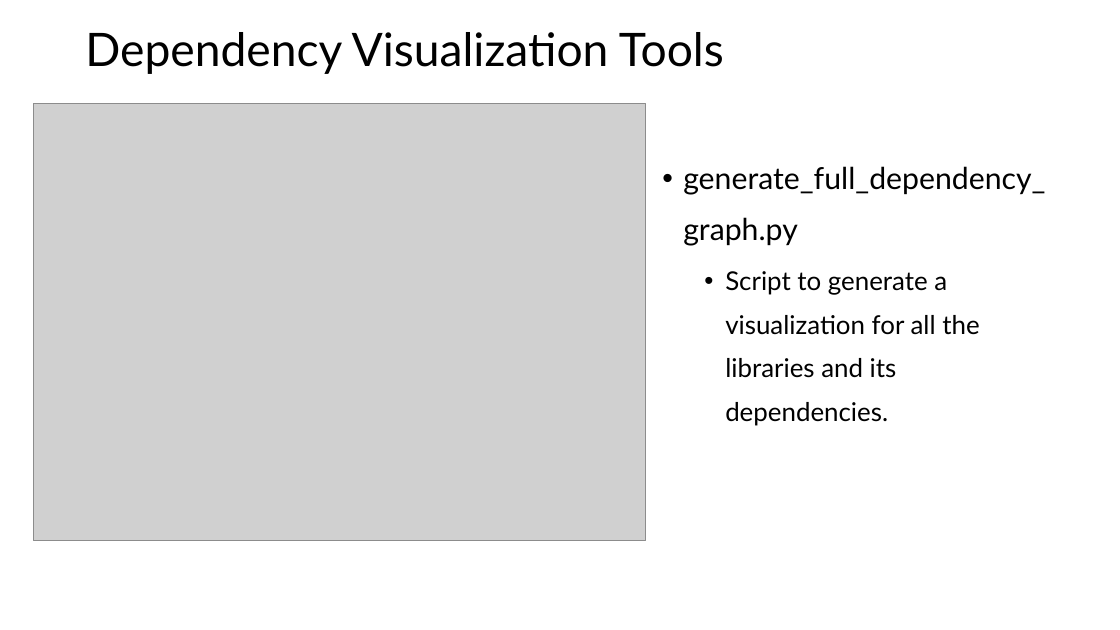
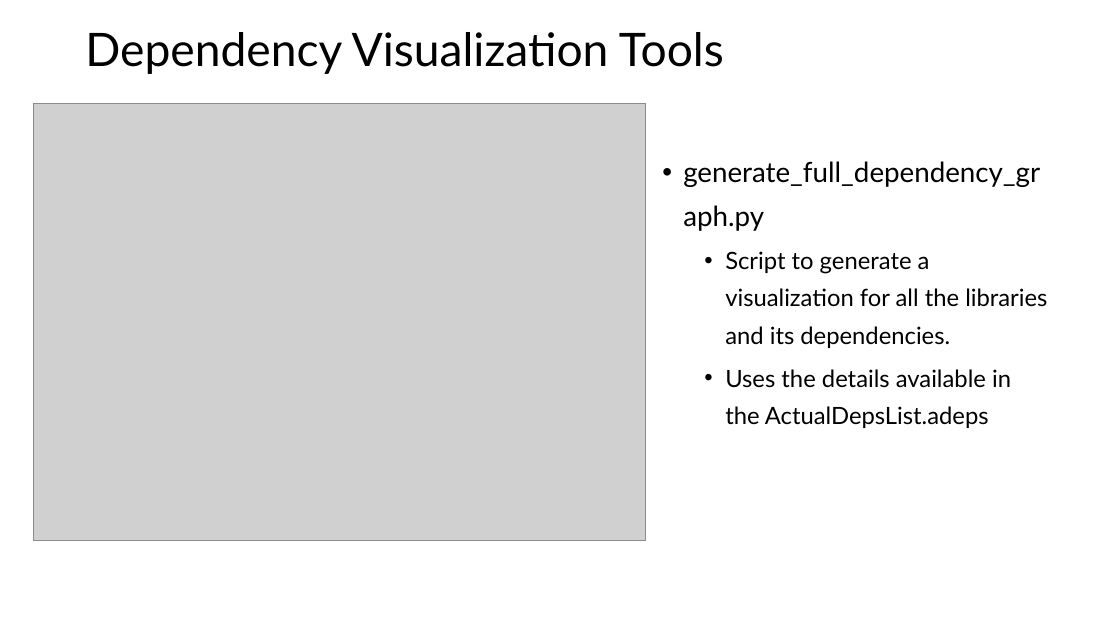
Before and after one commit to karthickshanmugarao/sw-deps-monitor, a slide deck: slide 26 of Docs/Automated Dependency Monitoring in CI Pipeline.pptx (slide 25 before the commit). Drawn at 1120x630 pixels with LibreOffice and Linux fonts; fonts in the diff are those of the drawing; grey boxes stand for pictures. Boxes give left, top, right and bottom in pixels: in the first picture for what was removed or moved away, otherwise in the second. Text is boxed around its words. In the diff, an @@ line names an element or a change of style, - is before the commit and + after.

Commit message:
Updated presentation with additional details

```diff
--- a/Docs/Automated Dependency Monitoring in CI Pipeline.pptx
+++ b/Docs/Automated Dependency Monitoring in CI Pipeline.pptx
@@ text at <box>683,161,1047,348</box>: size 25.9 to 23.8 pt in "generate_full_dependency_graph.py"; size 22.2 to 20.4 pt in "Script to generate a visualization for all ..."; line spacing 1.4 to 1.3 @@
@@ text at <box>725,369,1011,428</box>: paragraph added @@
+  • Uses the details available in the ActualDepsList.adeps
```
Also in this commit, not shown: 13 other slides changed, 1 slide added.
